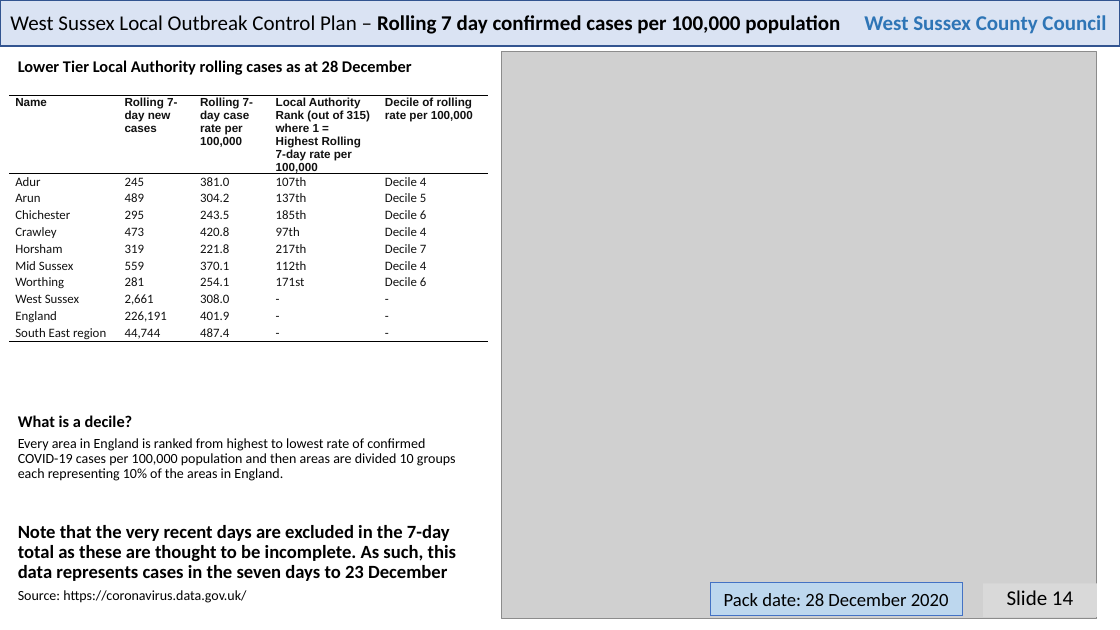
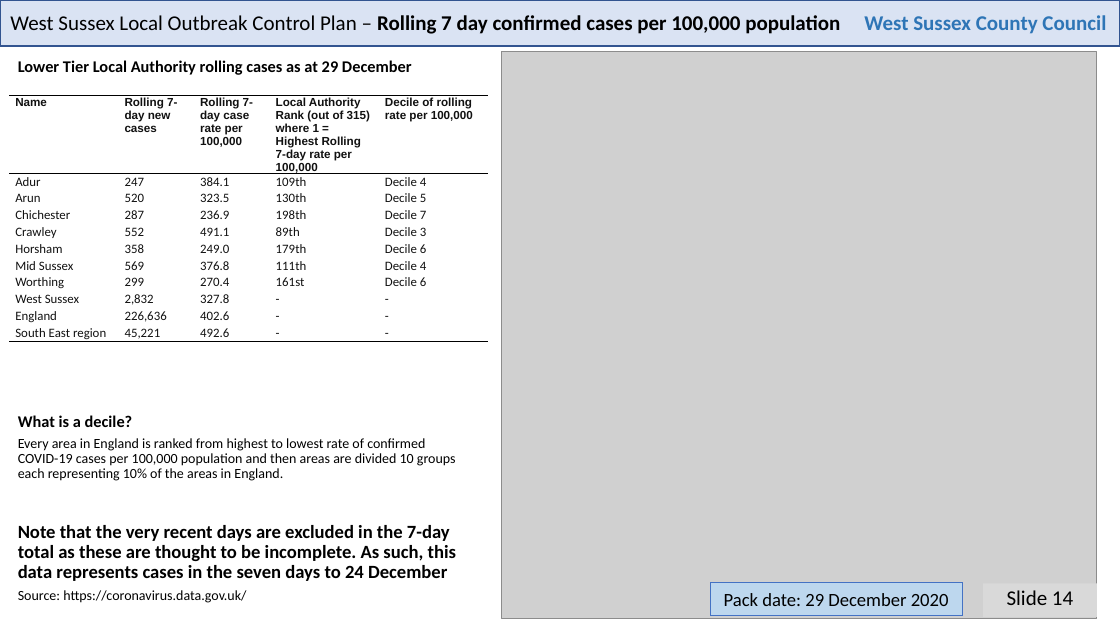
Before and after one commit to psychty/wsx_covid_datapack_public, a slide deck: slide 14 of Latest_West_Sussex_C19_slide_deck.pptx. Drawn at 1120x630 pixels with LibreOffice and Linux fonts; fonts in the diff are those of the drawing; grey boxes stand for pictures. Boxes give left, top, right and bottom in pixels: in the first picture for what was removed or moved away, otherwise in the second. Text is boxed around its words. In the diff, an @@ line names an element or a change of style, - is before the commit and + after.

```diff
--- a/Latest_West_Sussex_C19_slide_deck.pptx
+++ b/Latest_West_Sussex_C19_slide_deck.pptx
@@ text at [18, 60, 412, 75]: text changed @@
-Lower Tier Local Authority rolling cases as at 28 December
+Lower Tier Local Authority rolling cases as at 29 December
@@ table at [9, 96, 488, 344] @@
-row 2: Adur | 245 | 381.0 | 107th | Decile 4
+row 2: Adur | 247 | 384.1 | 109th | Decile 4
-row 3: Arun | 489 | 304.2 | 137th | Decile 5
+row 3: Arun | 520 | 323.5 | 130th | Decile 5
-row 4: Chichester | 295 | 243.5 | 185th | Decile 6
+row 4: Chichester | 287 | 236.9 | 198th | Decile 7
-row 5: Crawley | 473 | 420.8 | 97th | Decile 4
+row 5: Crawley | 552 | 491.1 | 89th | Decile 3
-row 6: Horsham | 319 | 221.8 | 217th | Decile 7
+row 6: Horsham | 358 | 249.0 | 179th | Decile 6
-row 7: Mid Sussex | 559 | 370.1 | 112th | Decile 4
+row 7: Mid Sussex | 569 | 376.8 | 111th | Decile 4
-row 8: Worthing | 281 | 254.1 | 171st | Decile 6
+row 8: Worthing | 299 | 270.4 | 161st | Decile 6
-row 9, column 2: 2,661
+row 9, column 2: 2,832
-row 9, column 3: 308.0
+row 9, column 3: 327.8
-row 10, column 2: 226,191
+row 10, column 2: 226,636
-row 10, column 3: 401.9
+row 10, column 3: 402.6
-row 11, column 2: 44,744
+row 11, column 2: 45,221
-row 11, column 3: 487.4
+row 11, column 3: 492.6
@@ text at [18, 525, 456, 581]: text changed @@
-Note that the very recent days are excluded in the 7-day total as these are thought to be incomplete. As such, this data represents cases in the seven days to 23 December
+Note that the very recent days are excluded in the 7-day total as these are thought to be incomplete. As such, this data represents cases in the seven days to 24 December
@@ text in rectangle at [724, 593, 949, 606]: text changed @@
-Pack date: 28 December 2020
+Pack date: 29 December 2020
```
Also in this commit, not shown: 22 other slides changed, 49 other files.
